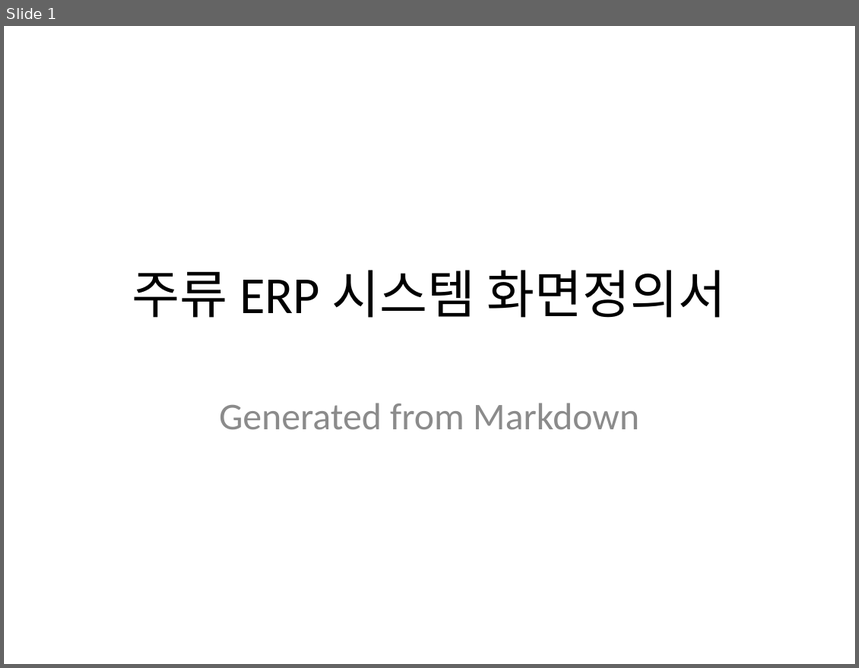
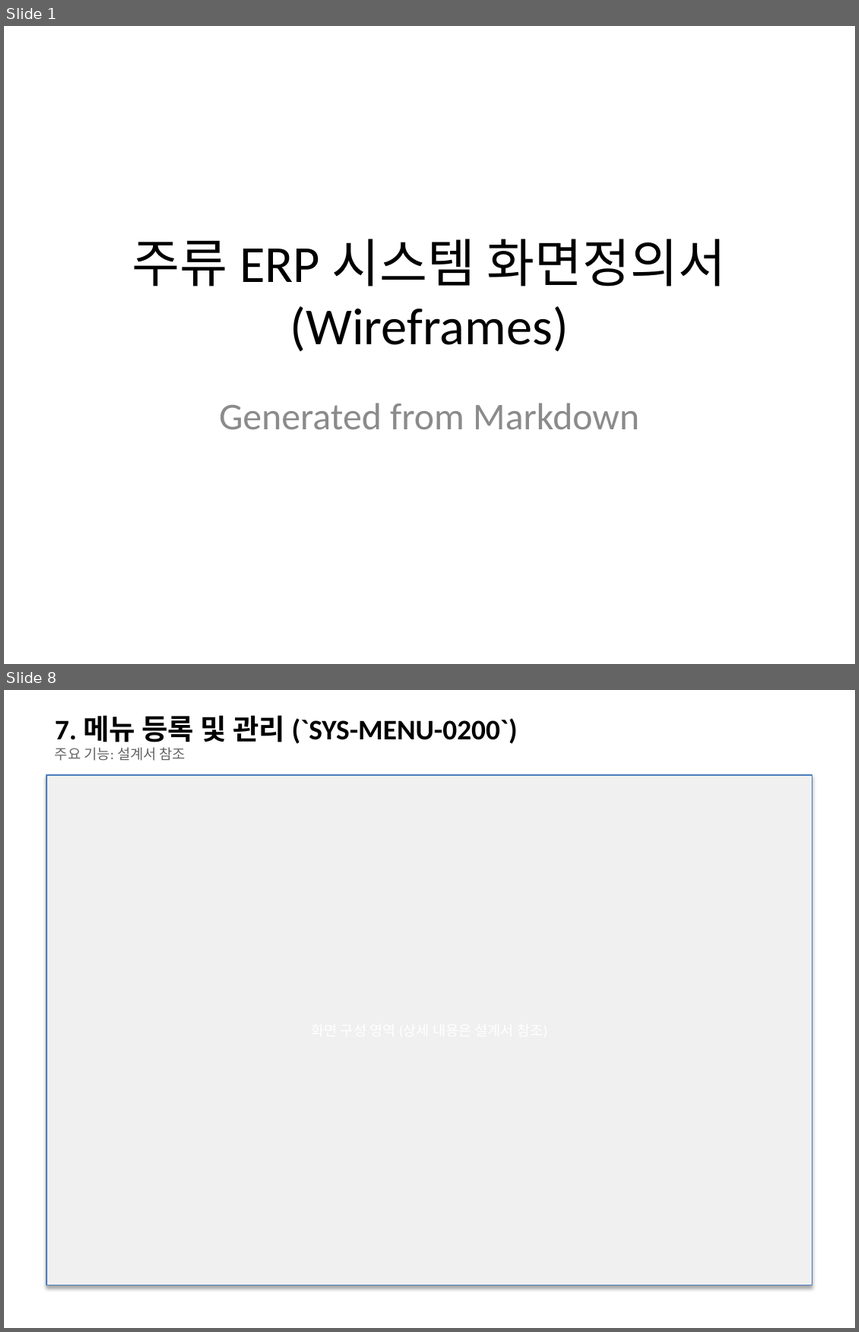
Before and after one commit to sooil-c/PSA-DOCS, a slide deck: 02_설계/화면정의서.pptx. Shown one above the other, each under a label of ours: slide 1 before the commit, slides 1 and 8 after it; the slides between them are not shown. The pictures are 859x668 and 859x1332 pixels, drawn with LibreOffice and Linux fonts; fonts in the diff are those of the drawing. Boxes give left, top, right and bottom in pixels: in the first picture for what was removed or moved away, otherwise in the second. Text is boxed around its words. In the diff, an @@ line names an element or a change of style, - is before the commit and + after.

```diff
--- a/02_설계/화면정의서.pptx
+++ b/02_설계/화면정의서.pptx
@@ slide 8 added at (x1=4, y1=690, x2=855, y2=1328), background #FFFFFF @@
@@ text added at (x1=55, y1=715, x2=518, y2=744), 24 pt, text #000000, bold @@
+7. 메뉴 등록 및 관리 (`SYS-MENU-0200`)
@@ text added at (x1=55, y1=747, x2=186, y2=761), 12 pt, text #646464 @@
+주요 기능: 설계서 참조
@@ rectangle added at (x1=47, y1=775, x2=813, y2=1286), fill #F0F0F0, outline #4B7EBC 0.75 pt @@
@@ slide 1 changed as well @@
@@ title at (x1=132, y1=239, x2=727, y2=352): text changed @@
-주류 ERP 시스템 화면정의서
+주류 ERP 시스템 화면정의서 (Wireframes)
```
Also in this commit, not shown: 5 other slides changed, 3 other slides added, 4 slides removed.
